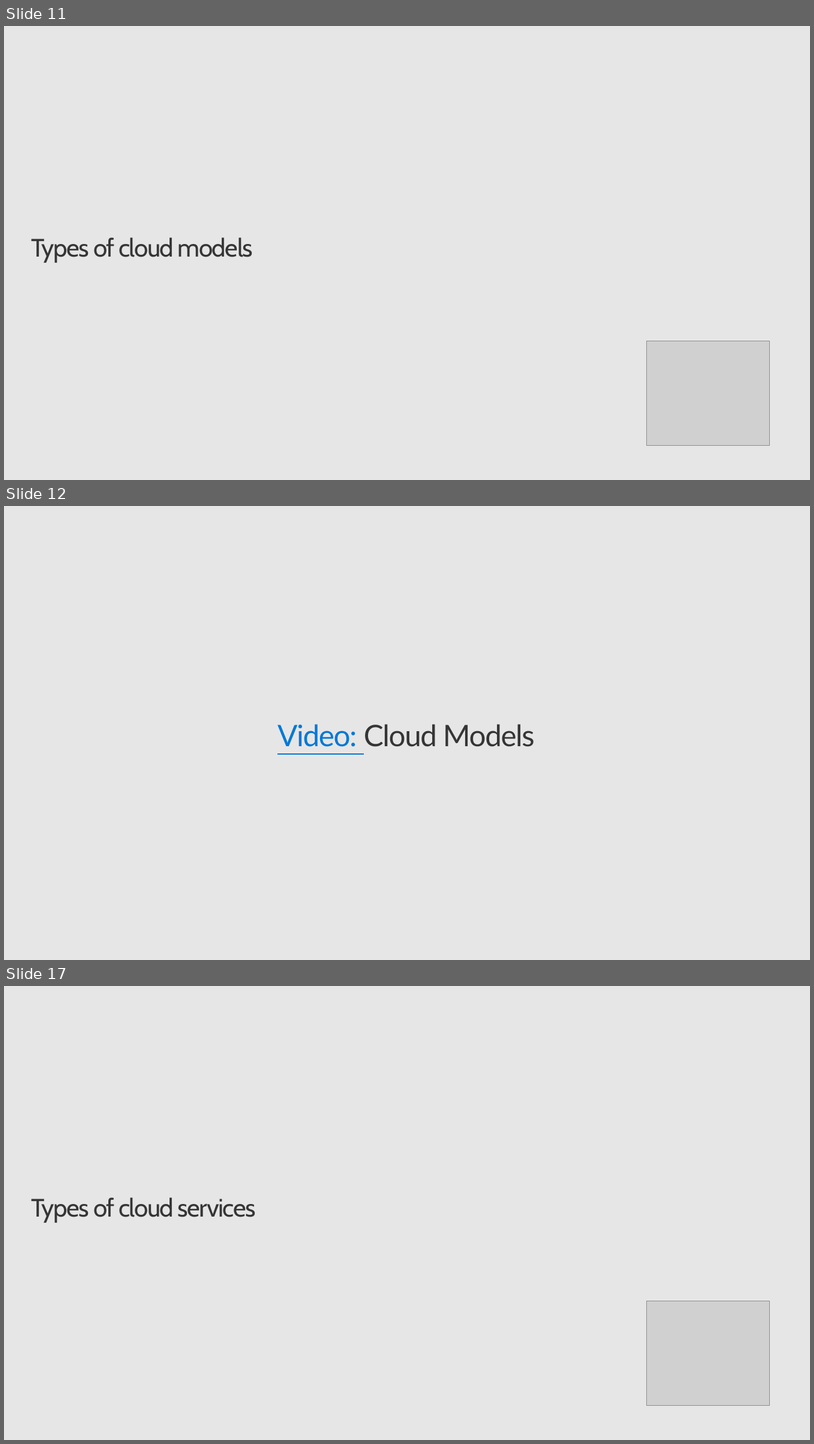
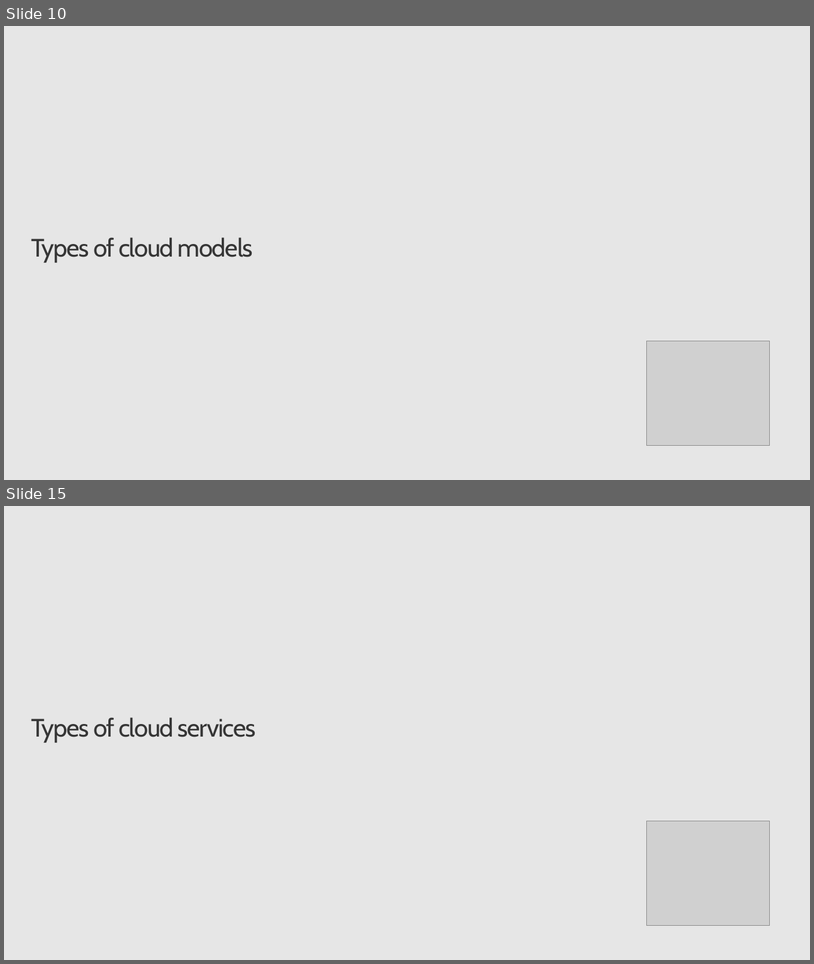
Before and after one commit to CSA-OCP-GER/azure-fundamentals-v2, a slide deck: 1_cloudconcepts/1_cloudconcept.pptx. Shown one above the other, each under a label of ours: slides 11, 12 and 17 before the commit, slides 10 and 15 after it; the slides between them are not shown. The pictures are 814x1444 and 814x964 pixels, drawn with LibreOffice and Linux fonts; fonts in the diff are those of the drawing; grey boxes stand for pictures; background and template pictures are left out. Boxes give left, top, right and bottom in pixels: in the first picture for what was removed or moved away, otherwise in the second. Text is boxed around its words. In the diff, an @@ line names an element or a change of style, - is before the commit and + after.

```diff
--- a/1_cloudconcepts/1_cloudconcept.pptx
+++ b/1_cloudconcepts/1_cloudconcept.pptx
@@ slide 12 removed at bbox=[4, 506, 810, 960], background picture (left out) @@
@@ title removed at bbox=[278, 724, 535, 747] @@
-Video: Cloud Models
@@ what was slide 11 is now slide 10 @@
@@ what was slide 17 is now slide 15 @@
```
Also in this commit, not shown: 9 slides changed, 1 slide added, 1 other slide removed, 1 other file.
